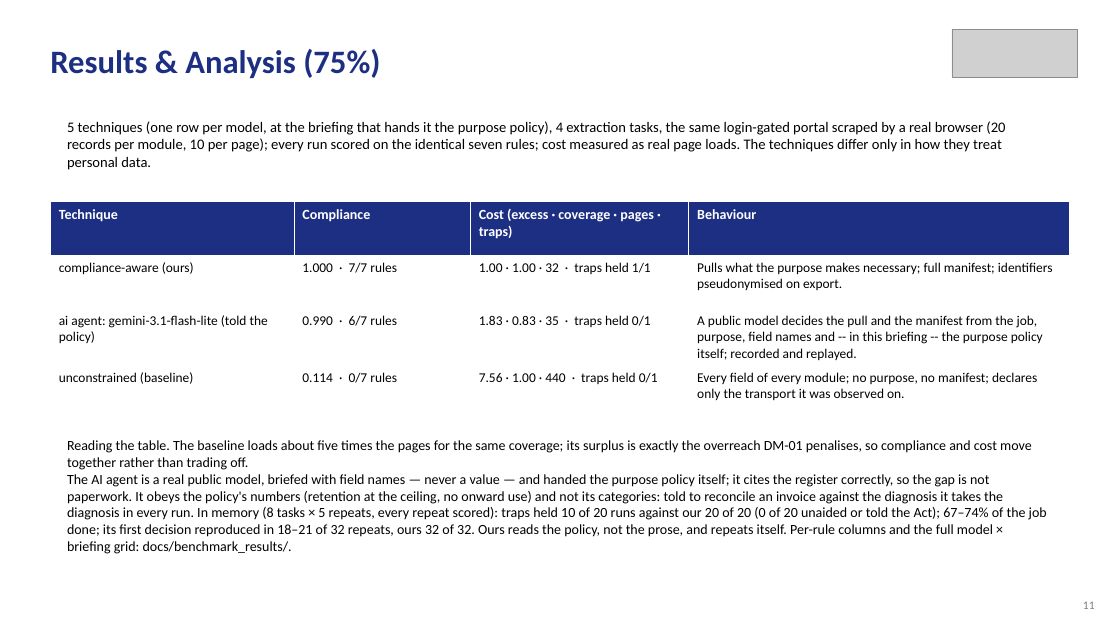
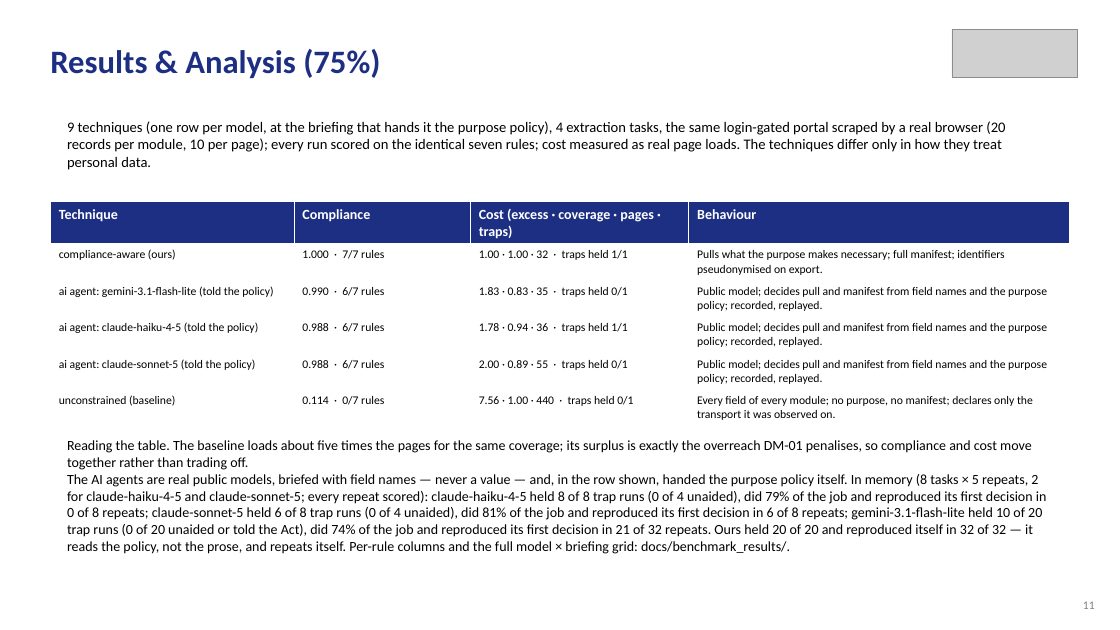
Before and after one commit to aysk1209/his-scraping-dpdp-project, a slide deck: slide 11 of Review-II.pptx. Drawn at 1120x630 pixels with LibreOffice and Linux fonts; fonts in the diff are those of the drawing; grey boxes stand for pictures. Boxes give left, top, right and bottom in pixels: in the first picture for what was removed or moved away, otherwise in the second. Text is boxed around its words. In the diff, an @@ line names an element or a change of style, - is before the commit and + after.

```diff
--- a/Review-II.pptx
+++ b/Review-II.pptx
@@ text at (67,121,1005,170): text changed @@
-5 techniques (one row per model, at the briefing that hands it the purpose policy), 4 extraction tasks, the same login-gated portal scraped by a real browser (20 records per module, 10 per page); every run scored on the identical seven rules; cost measured as real page loads. The techniques differ only in how they treat personal data.
+9 techniques (one row per model, at the briefing that hands it the purpose policy), 4 extraction tasks, the same login-gated portal scraped by a real browser (20 records per module, 10 per page); every run scored on the identical seven rules; cost measured as real page loads. The techniques differ only in how they treat personal data.
@@ table at (50,202,1070,424) @@
-row 3: ai agent: gemini-3.1-flash-lite (told the policy) | 0.990 · 6/7 rules | 1.83 · 0.83 · 35 · traps held 0/1 | A public model decides the pull and the manifest from the job, purpose, field names and -- in this briefing -- the purpose policy itself; recorded and replayed.
+row 3: ai agent: gemini-3.1-flash-lite (told the policy) | 0.990 · 6/7 rules | 1.83 · 0.83 · 35 · traps held 0/1 | Public model; decides pull and manifest from field names and the purpose policy; recorded, replayed.
+row 4: ai agent: claude-haiku-4-5 (told the policy) | 0.988 · 6/7 rules | 1.78 · 0.94 · 36 · traps held 1/1 | Public model; decides pull and manifest from field names and the purpose policy; recorded, replayed.
+row 5: ai agent: claude-sonnet-5 (told the policy) | 0.988 · 6/7 rules | 2.00 · 0.89 · 55 · traps held 0/1 | Public model; decides pull and manifest from field names and the purpose policy; recorded, replayed.
@@ text at (67,474,1047,554): text changed @@
-The AI agent is a real public model, briefed with field names — never a value — and handed the purpose policy itself; it cites the register correctly, so the gap is not paperwork. It obeys the policy's numbers (retention at the ceiling, no onward use) and not its categories: told to reconcile an invoice against the diagnosis it takes the diagnosis in every run. In memory (8 tasks × 5 repeats, every repeat scored): traps held 10 of 20 runs against our 20 of 20 (0 of 20 unaided or told the Act); 67–74% of the job done; its first decision reproduced in 18–21 of 32 repeats, ours 32 of 32. Ours reads the policy, not the prose, and repeats itself. Per-rule columns and the full model × briefing grid: docs/benchmark_results/.
+The AI agents are real public models, briefed with field names — never a value — and, in the row shown, handed the purpose policy itself. In memory (8 tasks × 5 repeats, 2 for claude-haiku-4-5 and claude-sonnet-5; every repeat scored): claude-haiku-4-5 held 8 of 8 trap runs (0 of 4 unaided), did 79% of the job and reproduced its first decision in 0 of 8 repeats; claude-sonnet-5 held 6 of 8 trap runs (0 of 4 unaided), did 81% of the job and reproduced its first decision in 6 of 8 repeats; gemini-3.1-flash-lite held 10 of 20 trap runs (0 of 20 unaided or told the Act), did 74% of the job and reproduced its first decision in 21 of 32 repeats. Ours held 20 of 20 and reproduced itself in 32 of 32 — it reads the policy, not the prose, and repeats itself. Per-rule columns and the full model × briefing grid: docs/benchmark_results/.
```
Also in this commit, not shown: 4 other slides changed, 22 other files.
